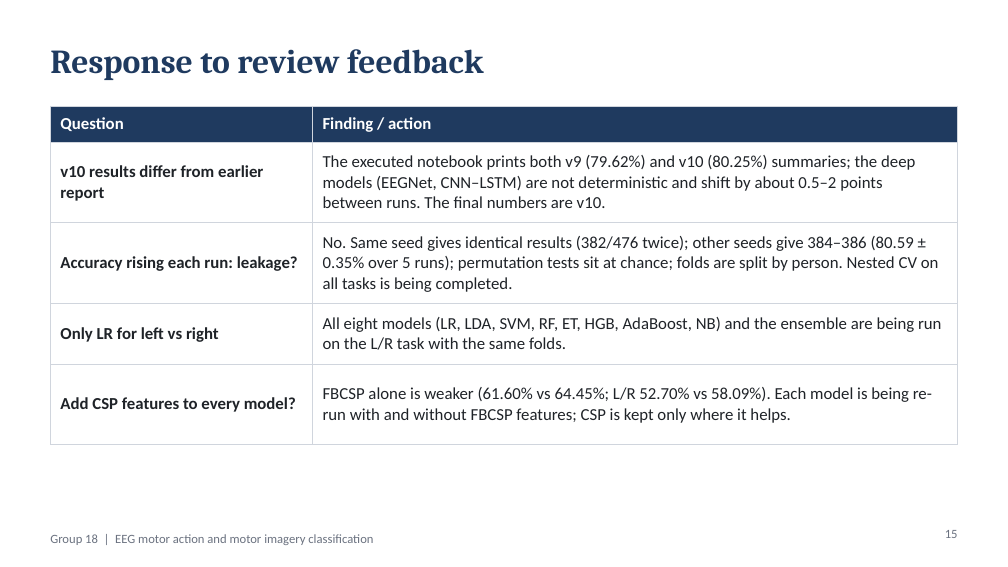
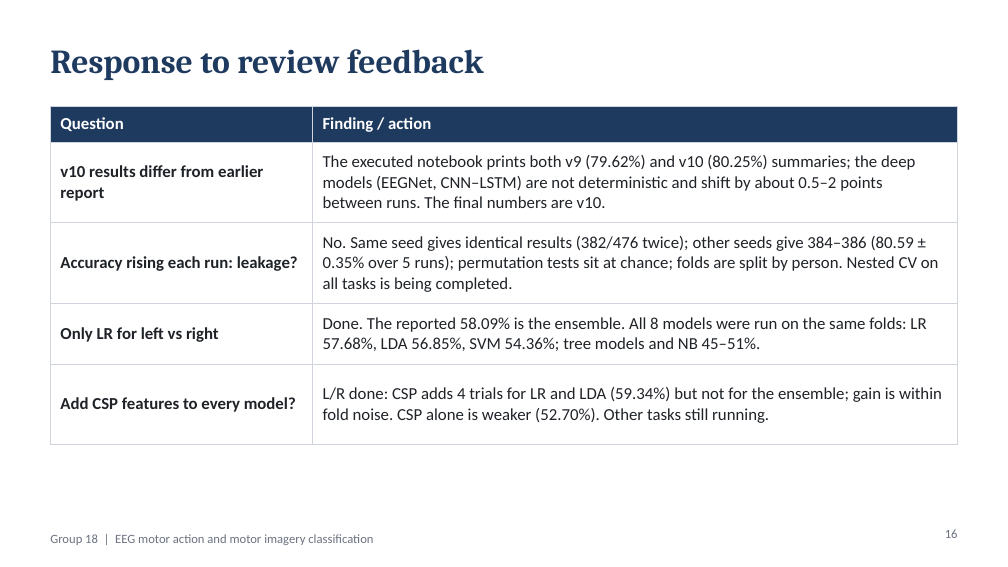
Before and after one commit to tanaydarshan/bci-motor-imagery-grp18, a slide deck: slide 16 of presentation/BCI_Group18_Review.pptx (slide 15 before the commit). Drawn at 1008x567 pixels with LibreOffice and Linux fonts; fonts in the diff are those of the drawing. Boxes give left, top, right and bottom in pixels: in the first picture for what was removed or moved away, otherwise in the second. Text is boxed around its words. In the diff, an @@ line names an element or a change of style, - is before the commit and + after.

```diff
--- a/presentation/BCI_Group18_Review.pptx
+++ b/presentation/BCI_Group18_Review.pptx
@@ table at <box>50,106,958,427</box> @@
-row 4, column 2: All eight models (LR, LDA, SVM, RF, ET, HGB, AdaBoost, NB) and the ensemble are being run on the L/R task with the same folds.
+row 4, column 2: Done. The reported 58.09% is the ensemble. All 8 models were run on the same folds: LR 57.68%, LDA 56.85%, SVM 54.36%; tree models and NB 45–51%.
-row 5, column 2: FBCSP alone is weaker (61.60% vs 64.45%; L/R 52.70% vs 58.09%). Each model is being re-run with and without FBCSP features; CSP is kept only where it helps.
+row 5, column 2: L/R done: CSP adds 4 trials for LR and LDA (59.34%) but not for the ensemble; gain is within fold noise. CSP alone is weaker (52.70%). Other tasks still running.
@@ page number at <box>945,529,958,538</box>: text changed @@
-15
+16
```
Also in this commit, not shown: 1 other slide changed, 1 slide added, 5 other files.
